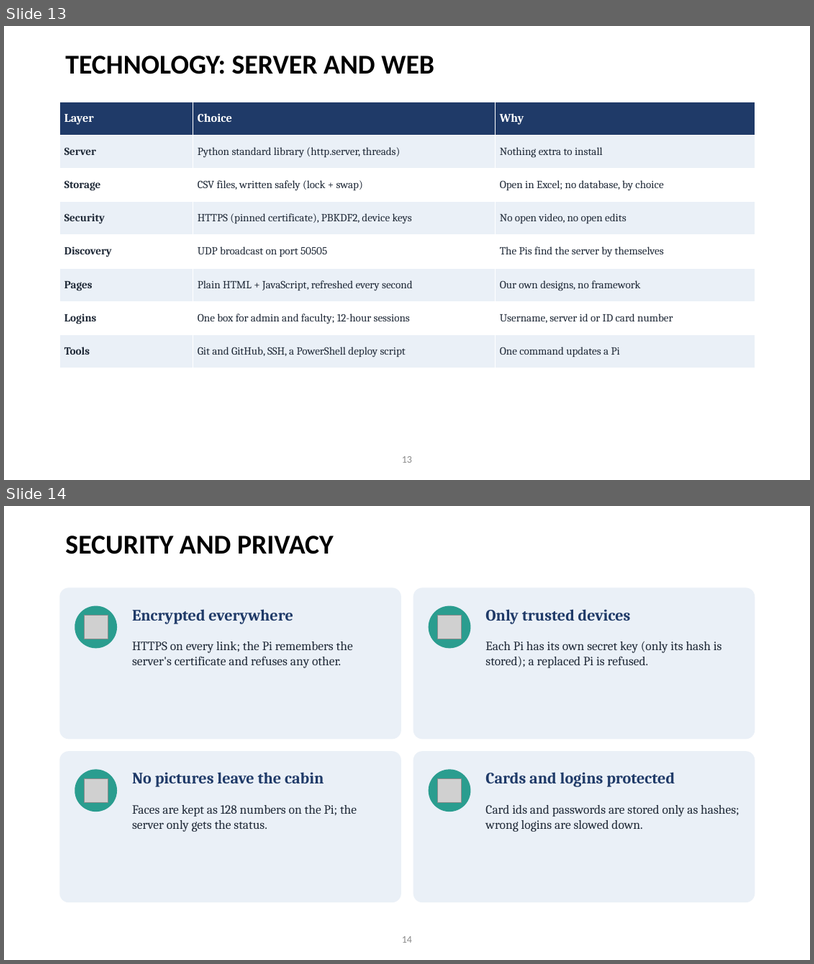
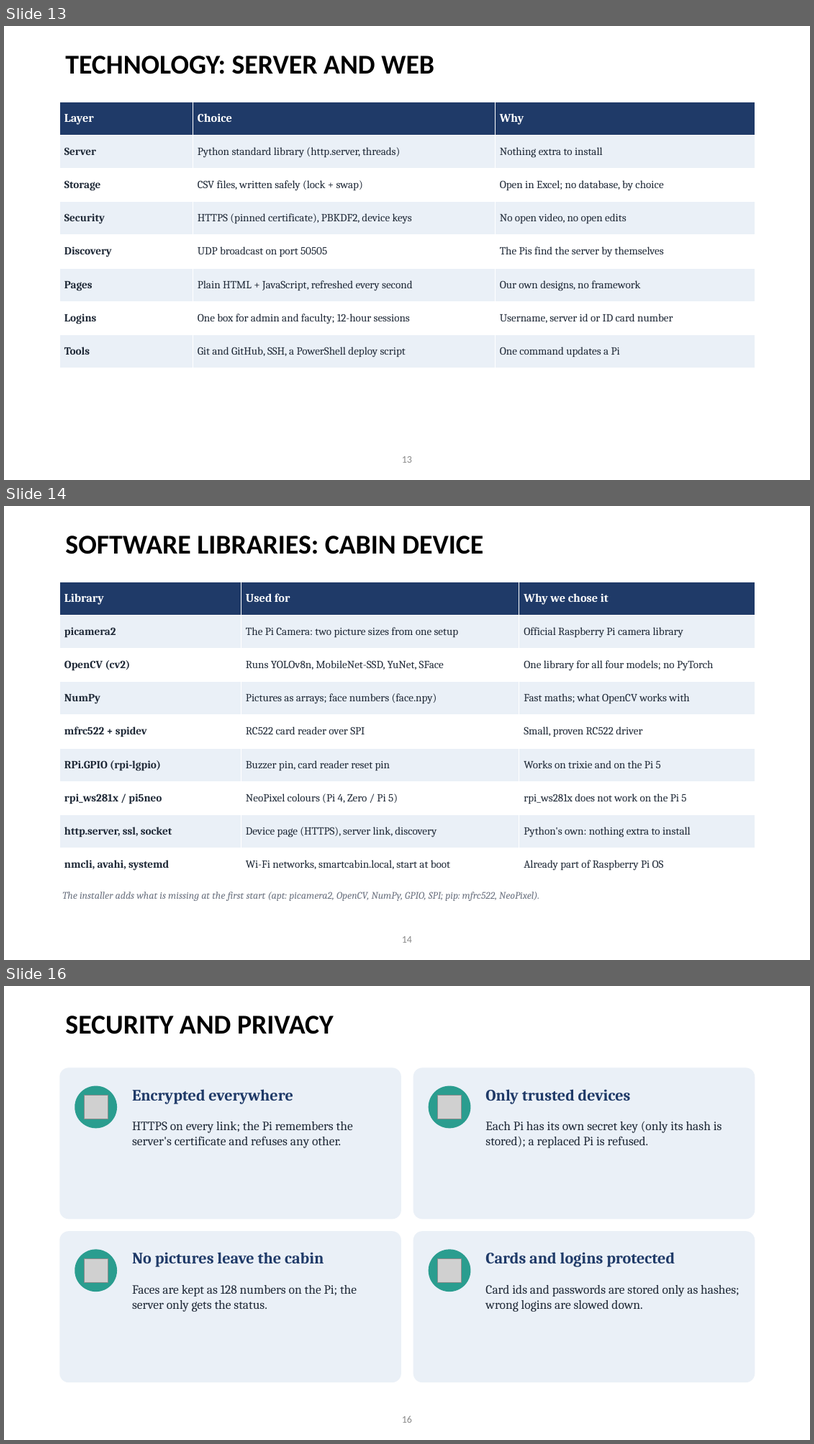
Before and after one commit to CodeSamhita/Smart-Cabin-An-IoT-Based-RealTime-Faculty-Availability-Monitoring-System, a slide deck: Documents/Smart Cabin - Technology, Working, Specifications and Budget.pptx. Shown one above the other, each under a label of ours: slides 13 and 14 before the commit, slides 13, 14 and 16 after it; the slides between them are not shown. The pictures are 814x964 and 814x1444 pixels, drawn with LibreOffice and Linux fonts; fonts in the diff are those of the drawing; grey boxes stand for pictures; background and template pictures are left out. Boxes give left, top, right and bottom in pixels: in the first picture for what was removed or moved away, otherwise in the second. Text is boxed around its words. In the diff, an @@ line names an element or a change of style, - is before the commit and + after.

```diff
--- a/Documents/Smart Cabin - Technology, Working, Specifications and Budget.pptx
+++ b/Documents/Smart Cabin - Technology, Working, Specifications and Budget.pptx
@@ slide 14 added at box(4, 506, 810, 960), background picture (left out) @@
@@ title added at box(65, 536, 484, 554), 32.4 pt, text #000000, bold @@
+SOFTWARE LIBRARIES: CABIN DEVICE
@@ table added at box(59, 582, 756, 881), 9 rows, 3 columns @@
+Library | Used for | Why we chose it
+picamera2 | The Pi Camera: two picture sizes from one setup | Official Raspberry Pi camera library
+OpenCV (cv2) | Runs YOLOv8n, MobileNet-SSD, YuNet, SFace | One library for all four models; no PyTorch
+NumPy | Pictures as arrays; face numbers (face.npy) | Fast maths; what OpenCV works with
+mfrc522 + spidev | RC522 card reader over SPI | Small, proven RC522 driver
+RPi.GPIO (rpi-lgpio) | Buzzer pin, card reader reset pin | Works on trixie and on the Pi 5
+rpi_ws281x / pi5neo | NeoPixel colours (Pi 4, Zero / Pi 5) | rpi_ws281x does not work on the Pi 5
+http.server, ssl, socket | Device page (HTTPS), server link, discovery | Python's own: nothing extra to install
+nmcli, avahi, systemd | Wi-Fi networks, smartcabin.local, start at boot | Already part of Raspberry Pi OS
@@ text added at box(62, 891, 540, 901), 12 pt, text #6B7280, italic @@
+The installer adds what is missing at the first start (apt: picamera2, OpenCV, NumPy, GPIO, SPI; pip: mfrc522, NeoPixel).
@@ page number added at box(402, 936, 412, 942), 12 pt, text #8C8C8C @@
+14
@@ what was slide 14 is now slide 16 @@
@@ page number at box(402, 1415, 412, 1422): text changed @@
-14
+16
```
Also in this commit, not shown: 1 slide changed, 1 other slide added, 2 other files.
